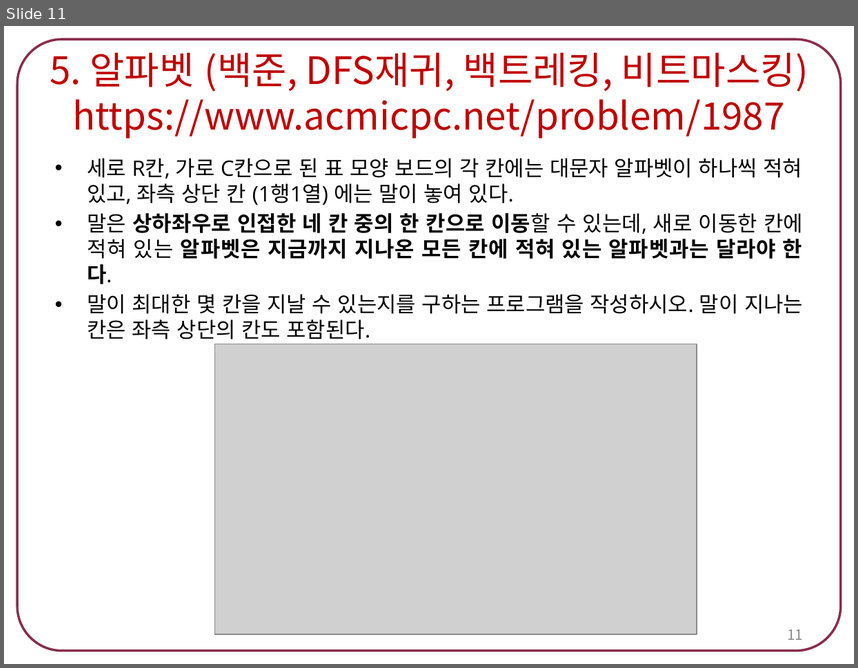
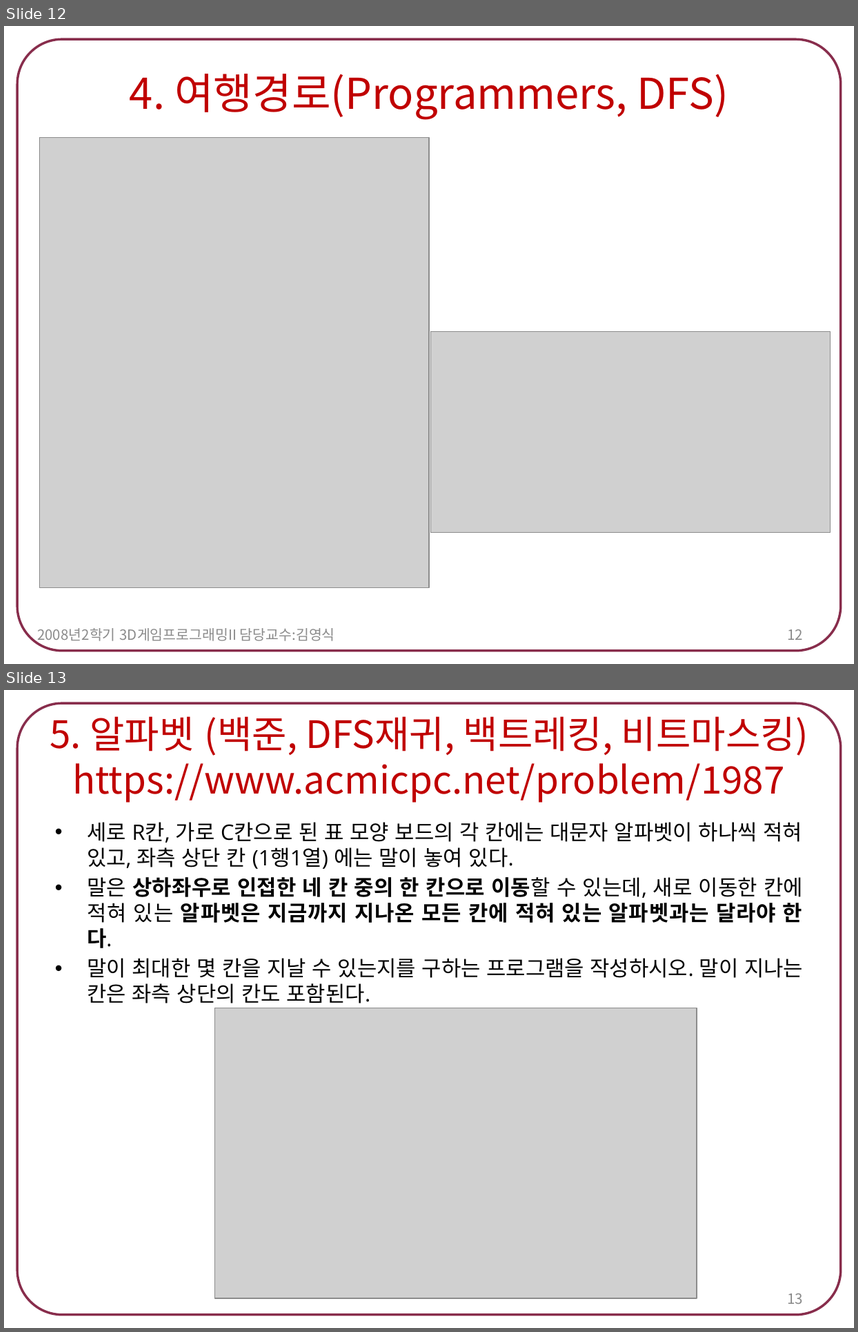
Before and after one commit to tlsdn0403/4-1, a slide deck: 스크립트언어/2021182014 박신우 숙제3. DFS & BFS.pptx. Shown one above the other, each under a label of ours: slide 11 before the commit, slides 12 and 13 after it. The pictures are 858x668 and 858x1332 pixels, drawn with LibreOffice and Linux fonts; fonts in the diff are those of the drawing; grey boxes stand for pictures. Boxes give left, top, right and bottom in pixels: in the first picture for what was removed or moved away, otherwise in the second. Text is boxed around its words. In the diff, an @@ line names an element or a change of style, - is before the commit and + after.

```diff
--- a/스크립트언어/2021182014 박신우 숙제3. DFS & BFS.pptx
+++ b/스크립트언어/2021182014 박신우 숙제3. DFS & BFS.pptx
@@ slide 12 added at box(4, 26, 854, 664), background #FFFFFF; not listed: 1 template element that a slide beside it also shows @@
@@ title added at box(130, 74, 728, 120), 36 pt, text #C00000 @@
+4. 여행경로(Programmers, DFS)
@@ picture added at box(40, 137, 429, 587) @@
@@ picture added at box(430, 331, 831, 532) @@
@@ text added at box(37, 628, 335, 643), 12 pt, text #8C8C8C @@
+2008년2학기 3D게임프로그래밍II 담당교수:김영식
@@ page number added at box(787, 629, 803, 639), 12 pt, text #898989 @@
+12
@@ what was slide 11 is now slide 13 @@
@@ page number at box(787, 1293, 803, 1303): text changed @@
-11
+13
```
Also in this commit, not shown: 1 slide changed, 3 other slides added, 26 other files.
